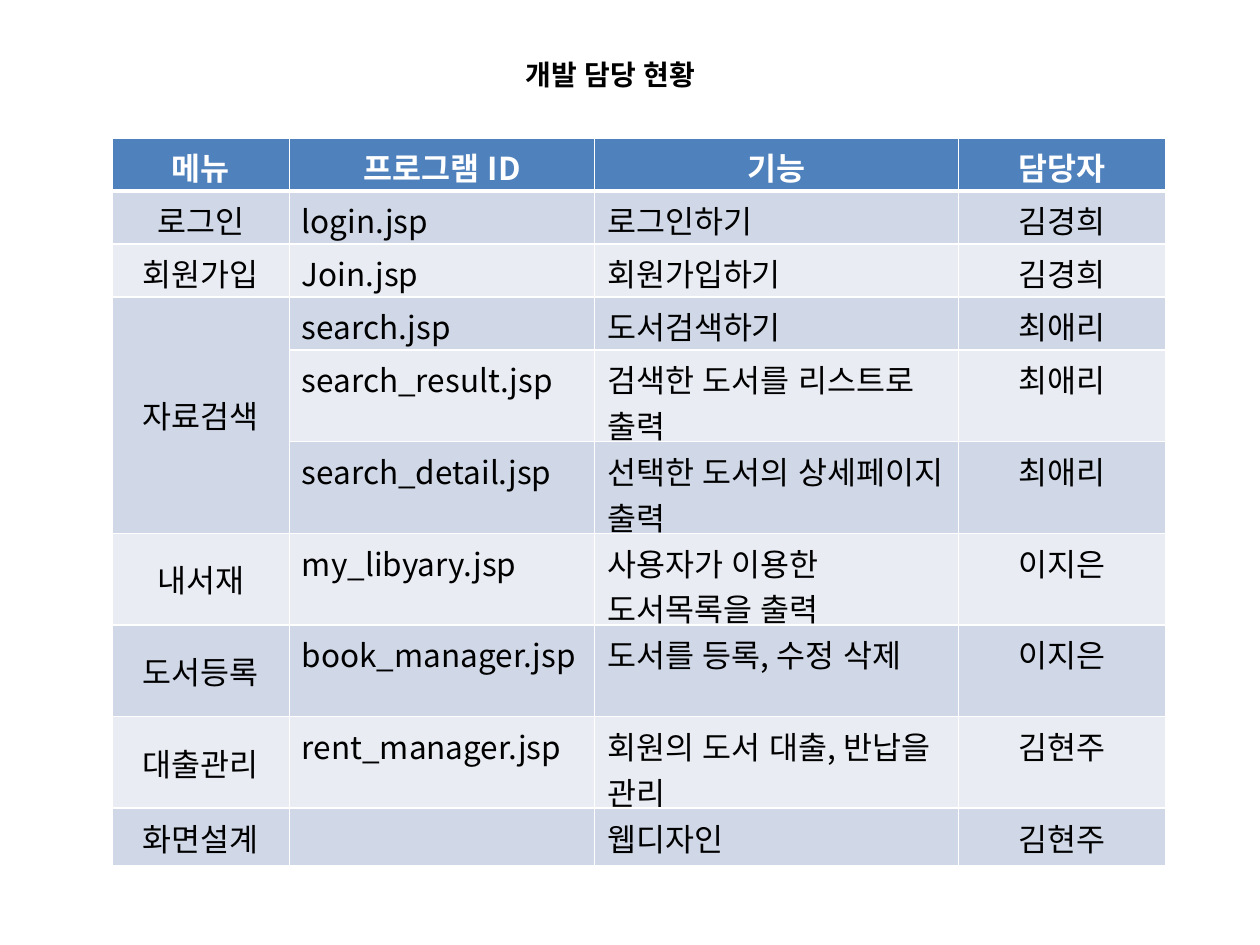
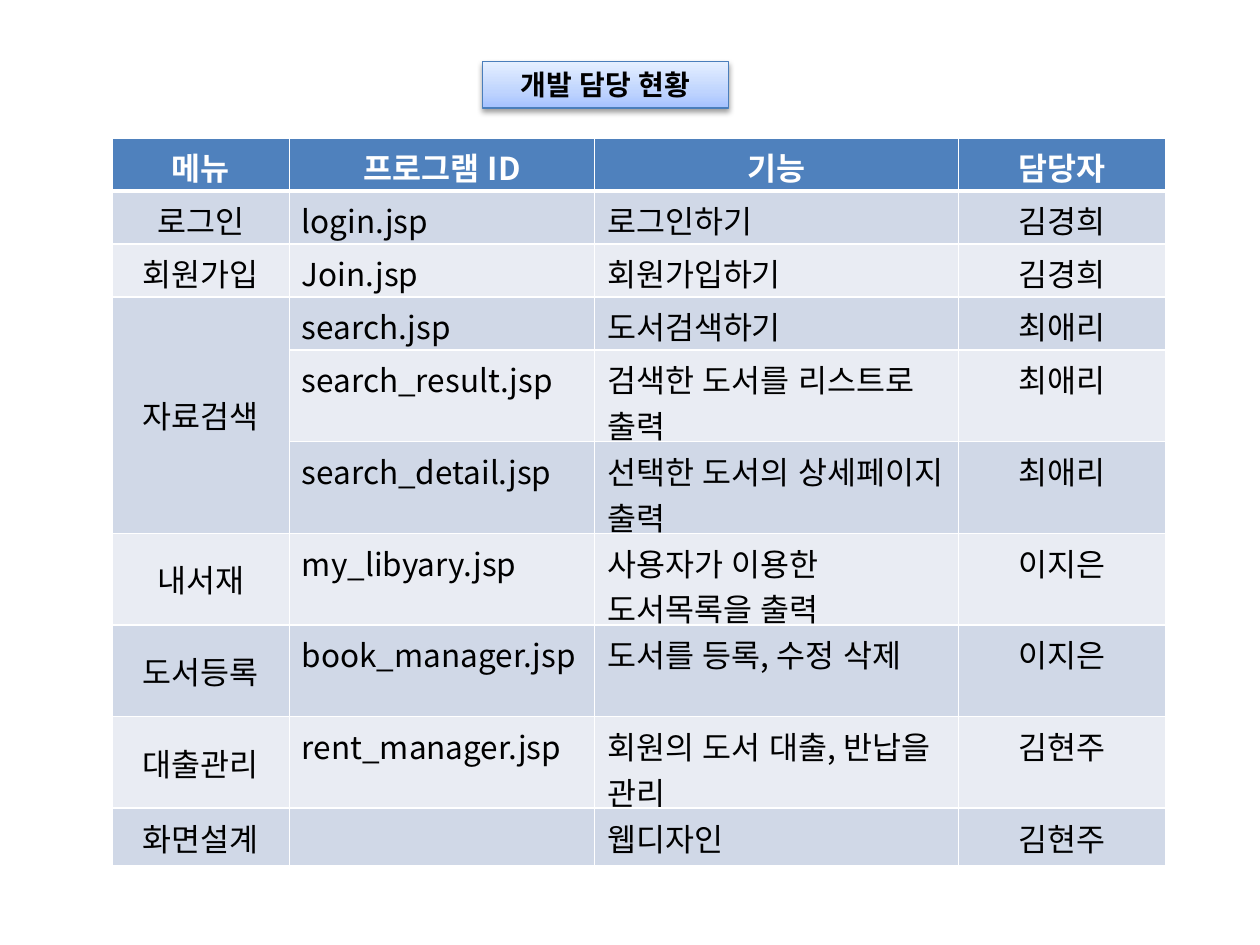
Before and after one commit to ppoyang/DreamLibrary, a slide deck: slide 2 of DreamLibrary.pptx. Drawn at 1260x945 pixels with LibreOffice and Linux fonts; fonts in the diff are those of the drawing. Boxes give left, top, right and bottom in pixels: in the first picture for what was removed or moved away, otherwise in the second. Text is boxed around its words. In the diff, an @@ line names an element or a change of style, - is before the commit and + after.

```diff
--- a/DreamLibrary.pptx
+++ b/DreamLibrary.pptx
@@ rectangle "개발 담당 현황": place and size @@
-rectangle "개발 담당 현황" at [525, 61, 695, 88]
+rectangle "개발 담당 현황" at [483, 62, 728, 108]
@@ rectangle "개발 담당 현황" at [483, 62, 728, 108]: fill none to gradient #A4C4FF to #BFD4FF to #E6EEFF; outline none to #4B7EBC 0.75 pt; shadow on @@
```
Also in this commit, not shown: 2 other slides changed, 5 slides added, 1 other file.
